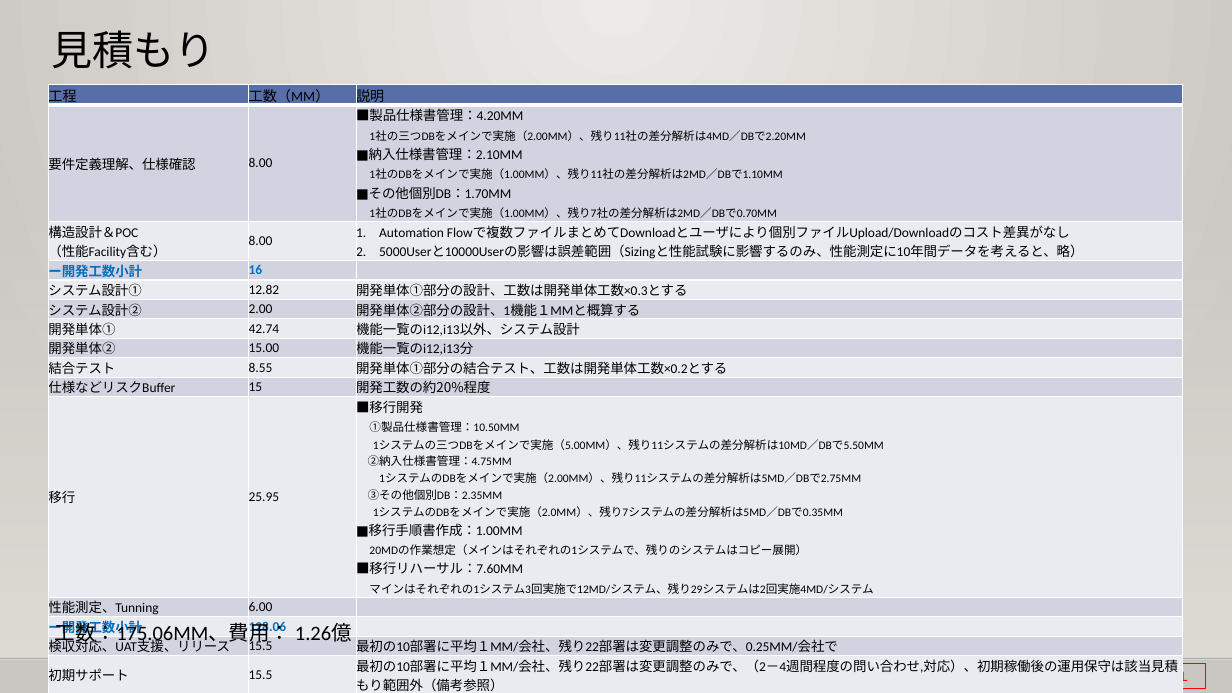
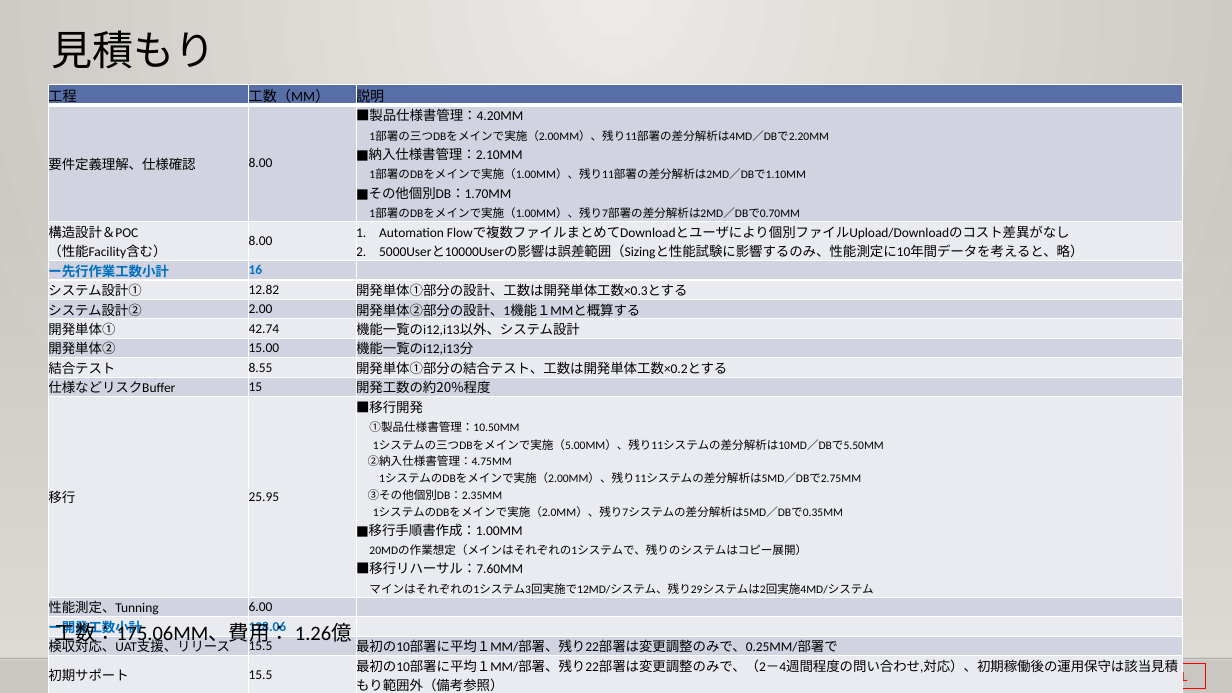
Before and after one commit to 0494938/Notes--CMS-Online, a slide deck: slide 7 of Notesアプリ刷新プロジェクト提案見積もり.v3 (要約付き).pptx (slide 32 before the commit). Drawn at 1232x693 pixels with LibreOffice and Linux fonts; fonts in the diff are those of the drawing; background and template pictures are left out. Boxes give left, top, right and bottom in pixels: in the first picture for what was removed or moved away, otherwise in the second. Text is boxed around its words. In the diff, an @@ line names an element or a change of style, - is before the commit and + after.

```diff
--- a/Notesアプリ刷新プロジェクト提案見積もり.v3 (要約付き).pptx
+++ b/Notesアプリ刷新プロジェクト提案見積もり.v3 (要約付き).pptx
@@ table at (48, 84, 1182, 693) @@
-row 2, column 3: ■製品仕様書管理：4.20MM 1社の三つDBをメインで実施（2.00MM）、残り11社の差分解析は4MD／DBで2.20MM ■納入仕様書管理：2.10MM 1社のDBをメインで実施（1.00MM）、残り11社の差分解析は2MD／DBで1.10MM ■その他個別DB：1.70MM 1社のDBをメインで実施（1.00MM）、残り7社の差分解析は2MD／DBで0.70MM
+row 2, column 3: ■製品仕様書管理：4.20MM 1部署の三つDBをメインで実施（2.00MM）、残り11部署の差分解析は4MD／DBで2.20MM ■納入仕様書管理：2.10MM 1部署のDBをメインで実施（1.00MM）、残り11部署の差分解析は2MD／DBで1.10MM ■その他個別DB：1.70MM 1部署のDBをメインで実施（1.00MM）、残り7部署の差分解析は2MD／DBで0.70MM
-row 4, column 1: ー開発工数小計
+row 4, column 1: ー先行作業工数小計
-row 14, column 3: 最初の10部署に平均１MM/会社、残り22部署は変更調整のみで、0.25MM/会社で
+row 14, column 3: 最初の10部署に平均１MM/部署、残り22部署は変更調整のみで、0.25MM/部署で
-row 15, column 3: 最初の10部署に平均１MM/会社、残り22部署は変更調整のみで、（2－4週間程度の問い合わせ,対応）、初期稼働後の運用保守は該当見積もり範囲外（備考参照）
+row 15, column 3: 最初の10部署に平均１MM/部署、残り22部署は変更調整のみで、（2－4週間程度の問い合わせ,対応）、初期稼働後の運用保守は該当見積もり範囲外（備考参照）
```
Also in this commit, not shown: 6 other slides changed.
